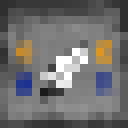
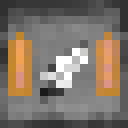
Layers edited between the first and the second 128×128 image:
removed layer "whooper" over bbox(16, 40, 120, 96)
added layer "export" above "import" over bbox(8, 32, 120, 96)
